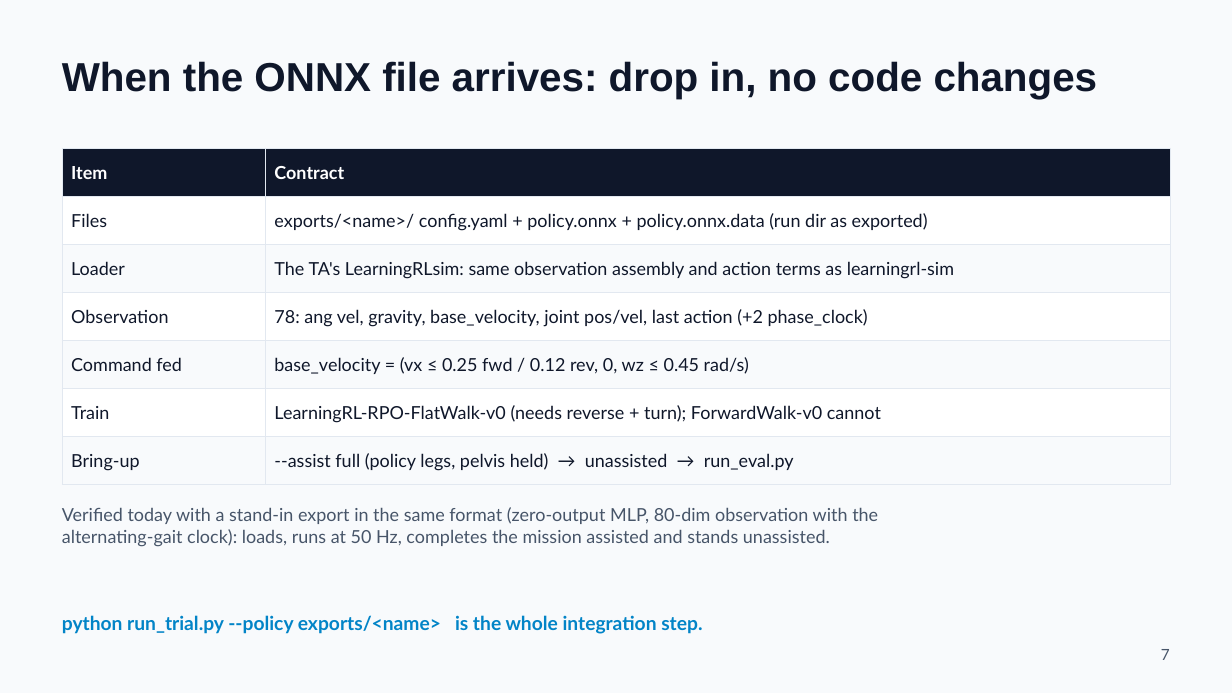
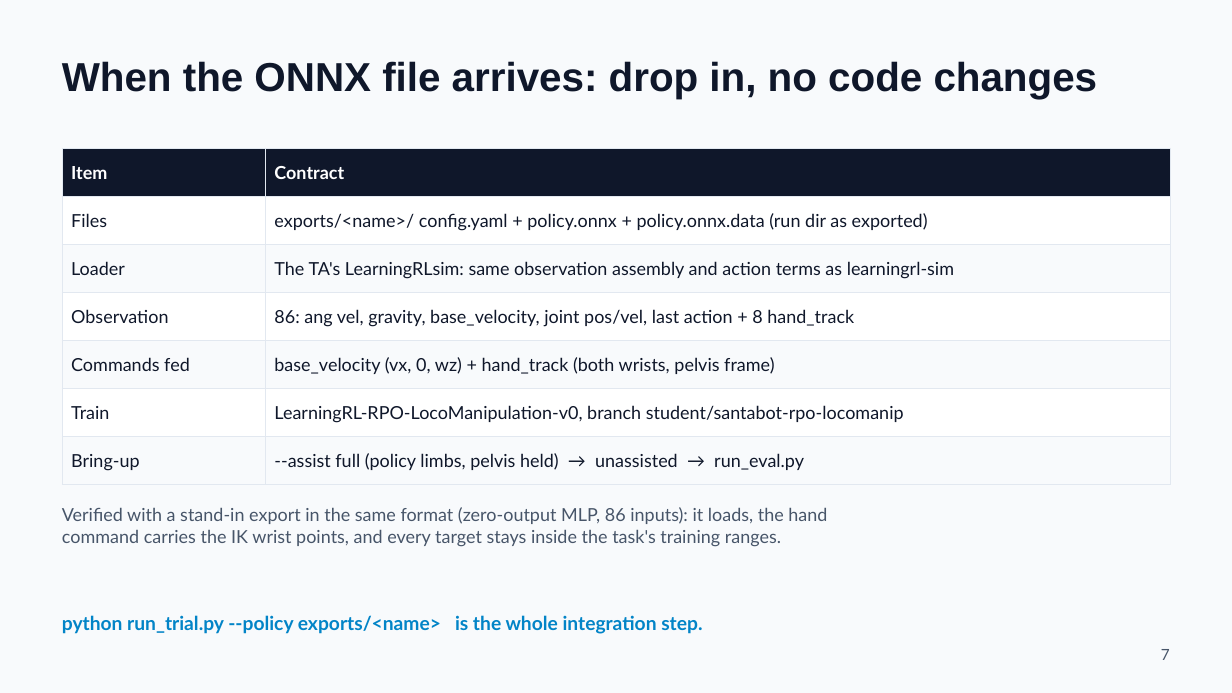
Before and after one commit to thebestjuan1738/SantaDisplayRoboto, a slide deck: slide 7 of slides/SantaBot_Stage2_Simulation_Review.pptx. Drawn at 1232x693 pixels with LibreOffice and Linux fonts; fonts in the diff are those of the drawing. Boxes give left, top, right and bottom in pixels: in the first picture for what was removed or moved away, otherwise in the second. Text is boxed around its words. In the diff, an @@ line names an element or a change of style, - is before the commit and + after.

```diff
--- a/slides/SantaBot_Stage2_Simulation_Review.pptx
+++ b/slides/SantaBot_Stage2_Simulation_Review.pptx
@@ table at box(62, 148, 1171, 484) @@
-row 4, column 2: 78: ang vel, gravity, base_velocity, joint pos/vel, last action (+2 phase_clock)
+row 4, column 2: 86: ang vel, gravity, base_velocity, joint pos/vel, last action + 8 hand_track
-row 5, column 1: Command fed
+row 5, column 1: Commands fed
-row 5, column 2: base_velocity = (vx ≤ 0.25 fwd / 0.12 rev, 0, wz ≤ 0.45 rad/s)
+row 5, column 2: base_velocity (vx, 0, wz) + hand_track (both wrists, pelvis frame)
-row 6, column 2: LearningRL-RPO-FlatWalk-v0 (needs reverse + turn); ForwardWalk-v0 cannot
+row 6, column 2: LearningRL-RPO-LocoManipulation-v0, branch student/santabot-rpo-locomanip
-row 7, column 2: --assist full (policy legs, pelvis held) → unassisted → run_eval.py
+row 7, column 2: --assist full (policy limbs, pelvis held) → unassisted → run_eval.py
@@ text at box(62, 507, 827, 547): text changed @@
-Verified today with a stand-in export in the same format (zero-output MLP, 80-dim observation with the
-alternating-gait clock): loads, runs at 50 Hz, completes the mission assisted and stands unassisted.
+Verified with a stand-in export in the same format (zero-output MLP, 86 inputs): it loads, the hand
+command carries the IK wrist points, and every target stays inside the task's training ranges.
```
Also in this commit, not shown: 3 other slides changed, 8 other files.
